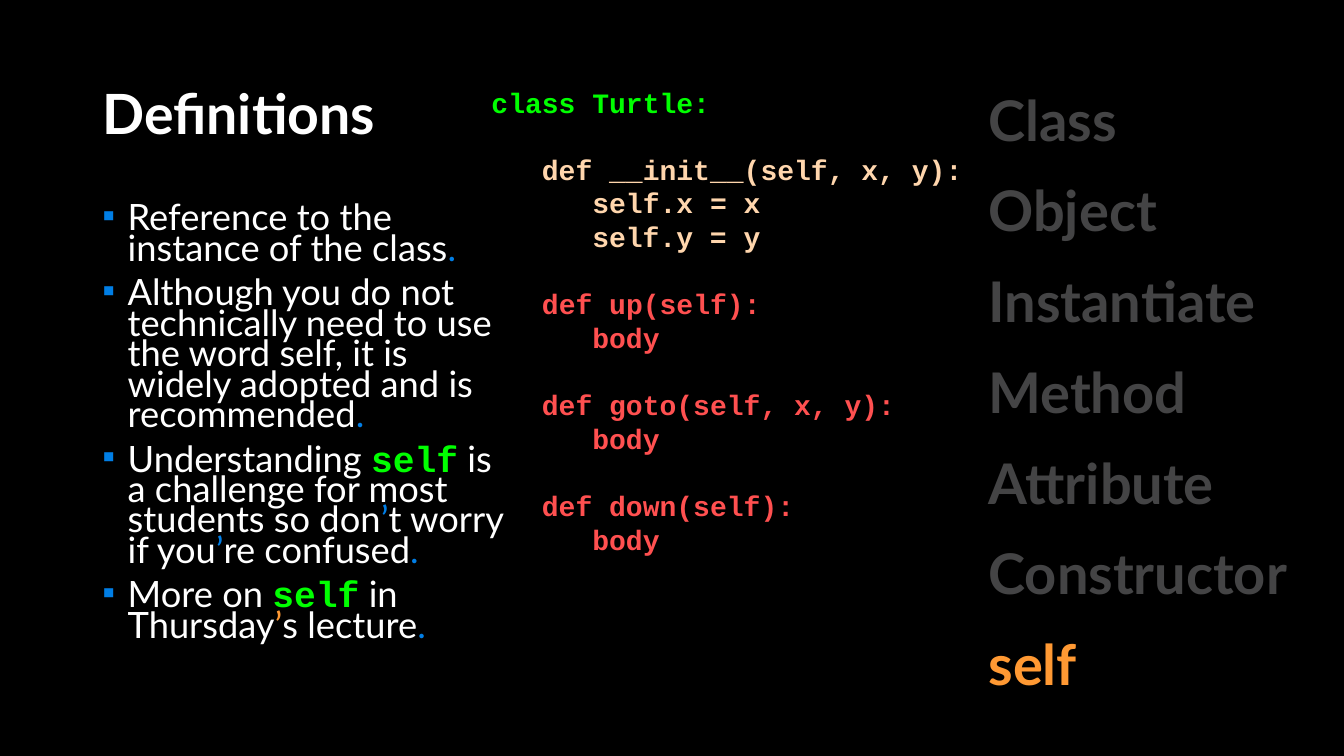
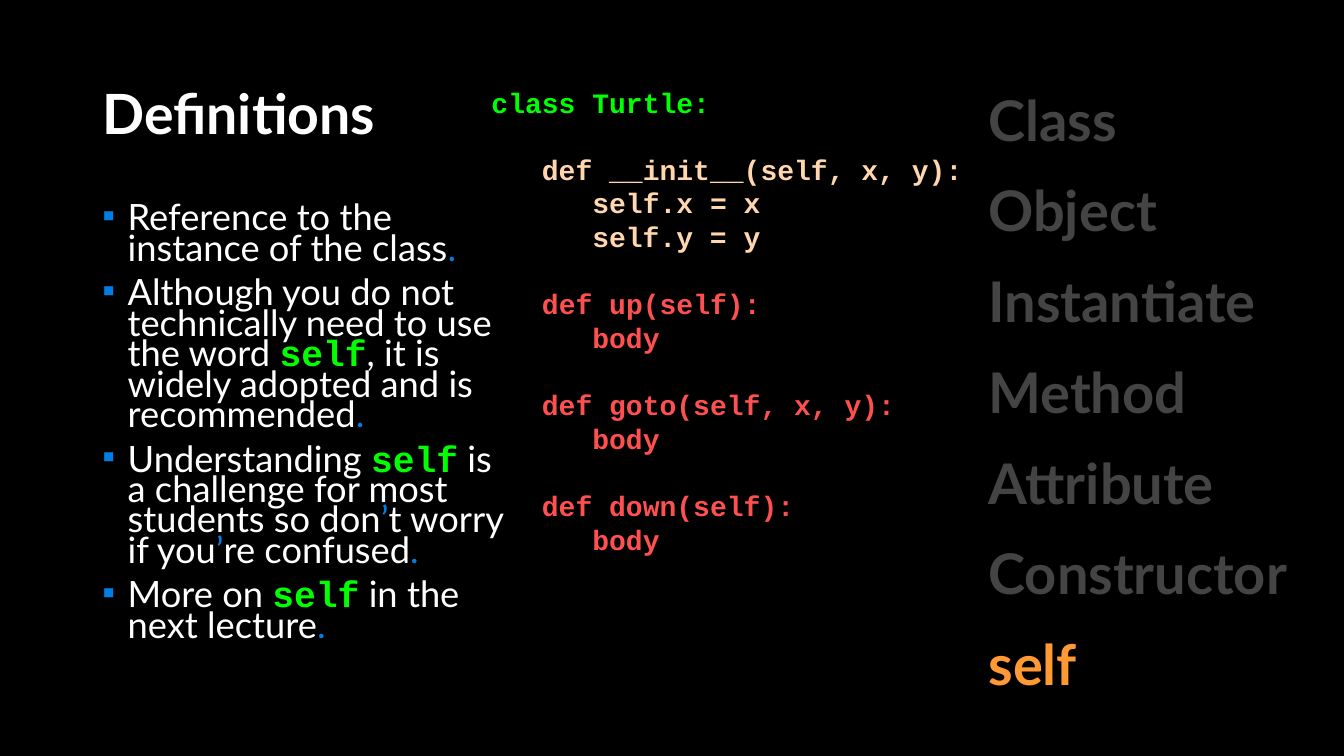
Before and after one commit to APS106/APS106-winter-2023-kinsella-goodfellow, a slide deck: slide 26 of lectures/week10/lecture1/slides/week10_lecture1.pptx. Drawn at 1344x756 pixels with LibreOffice and Linux fonts; fonts in the diff are those of the drawing; background and template pictures are left out. Boxes give left, top, right and bottom in pixels: in the first picture for what was removed or moved away, otherwise in the second. Text is boxed around its words. In the diff, an @@ line names an element or a change of style, - is before the commit and + after.

```diff
--- a/lectures/week10/lecture1/slides/week10_lecture1.pptx
+++ b/lectures/week10/lecture1/slides/week10_lecture1.pptx
@@ text at <box>128,278,492,428</box>: font Lato to Courier New, text colour #FFFFFF to #00FF00, bold on in "self," @@
@@ text at <box>128,580,459,639</box>: text changed @@
-▪ More on self in Thursday’s lecture.
+▪ More on self in the next lecture.
```
Also in this commit, not shown: 4 other slides changed, 8 other files.
